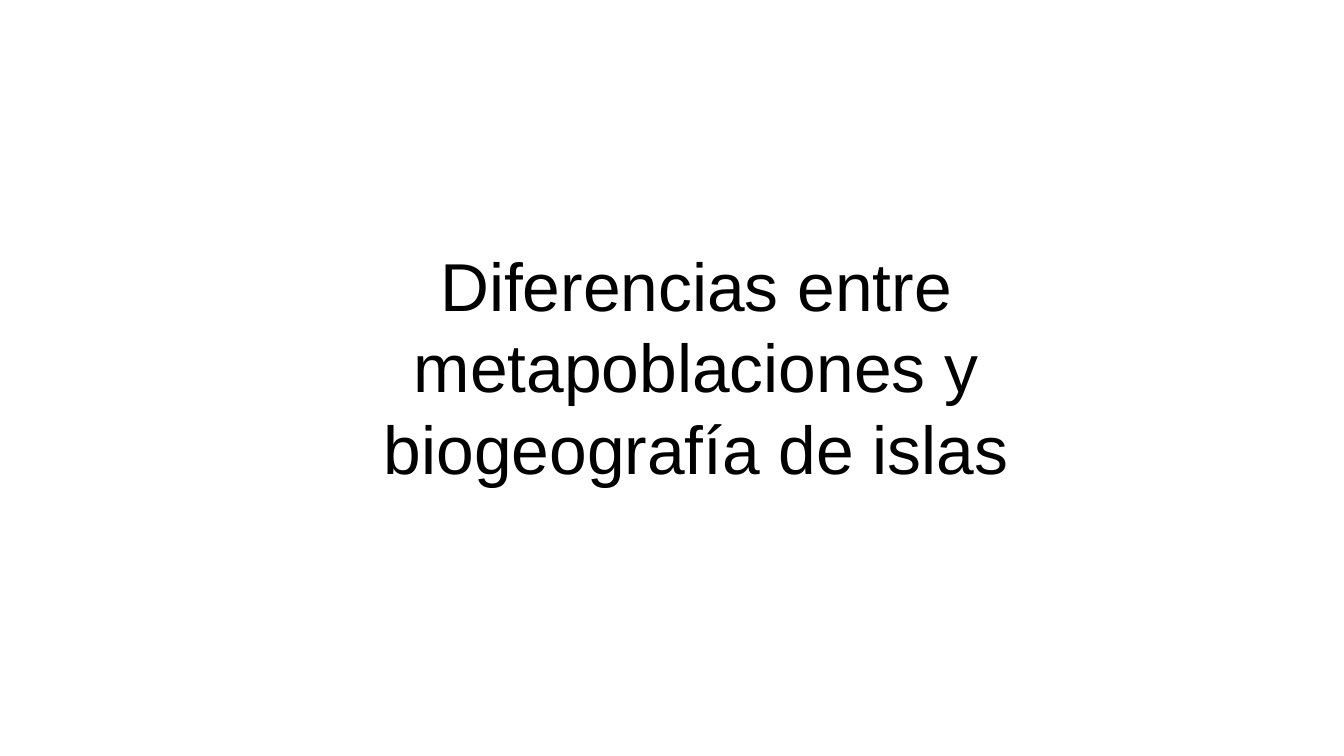
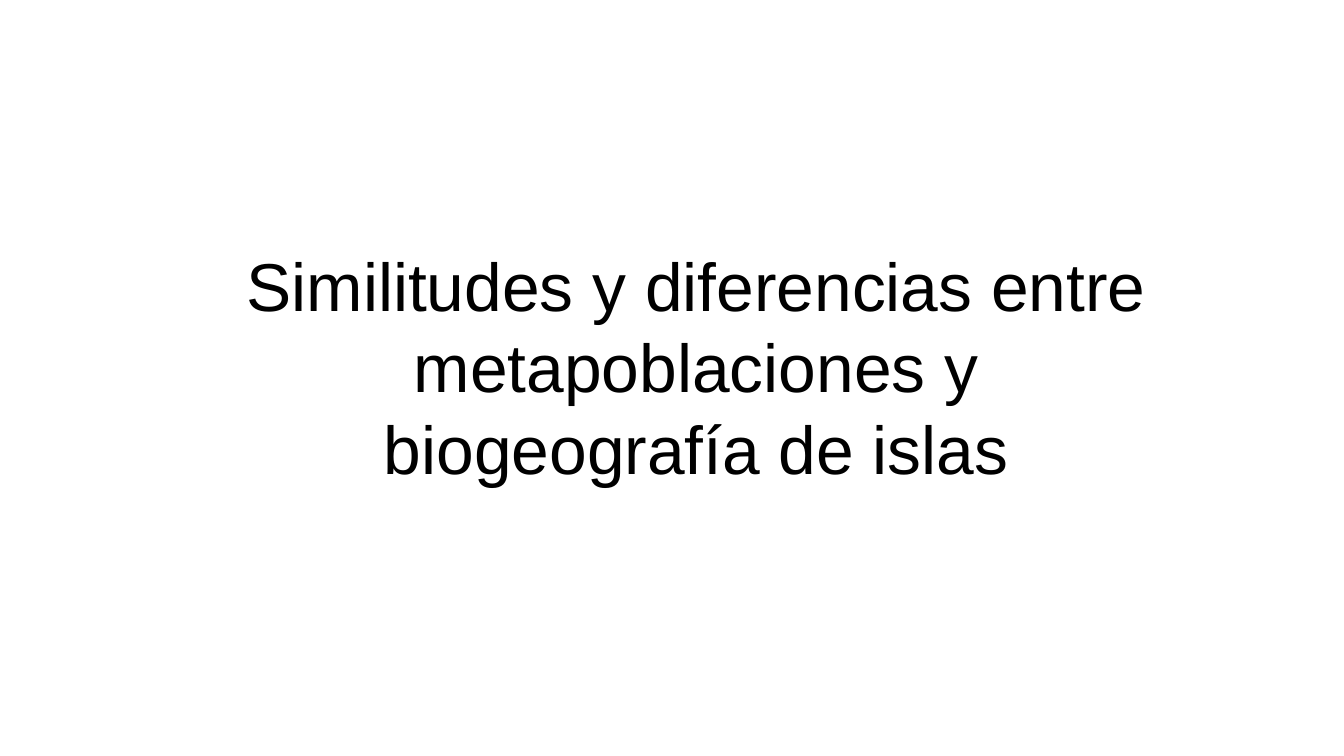
Before and after one commit to gerardommc/Ecologia-Teorica, a slide deck: slide 22 of Metapoblaciones.odp. Drawn at 1344x756 pixels with LibreOffice and Linux fonts; fonts in the diff are those of the drawing. Boxes give left, top, right and bottom in pixels: in the first picture for what was removed or moved away, otherwise in the second. Text is boxed around its words. In the diff, an @@ line names an element or a change of style, - is before the commit and + after.

Commit message:
Metapoblaciones

```diff
--- a/Metapoblaciones.odp
+++ b/Metapoblaciones.odp
@@ subtitle at <box>247,262,1145,487</box>: text changed @@
-Diferencias entre metapoblaciones y biogeografía de islas
+Similitudes y diferencias entre metapoblaciones y biogeografía de islas
```
Also in this commit, not shown: 7 other slides changed, 3 other files.
